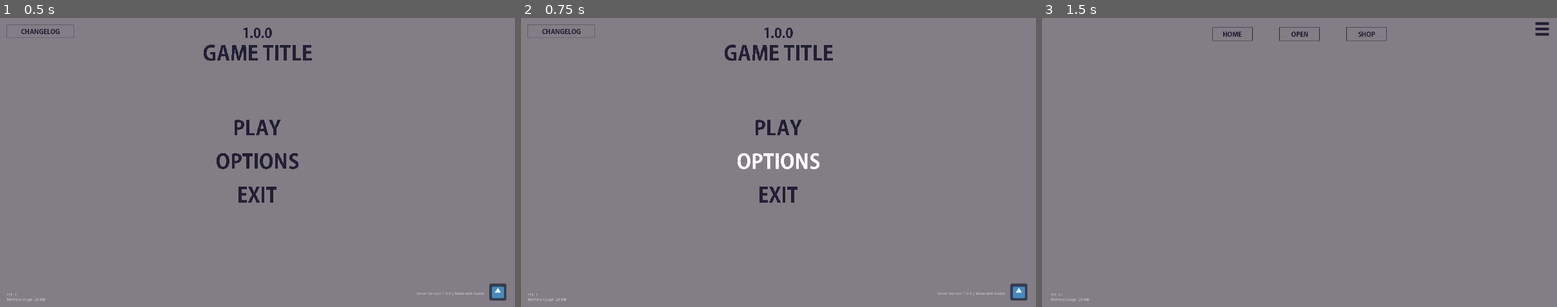
Above: before the commit, frames 1-3 (left to right).
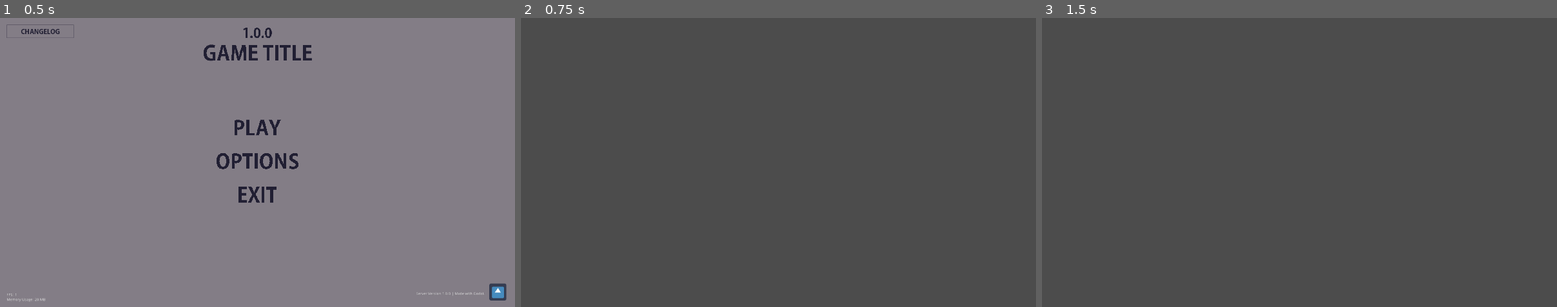
Above: after the commit, the same moments.

Repository: SorrowfulRose/Pixel-cases-Online
Game: Godot game, scene res://Scenes/MainMenu.tscn
Two runs of this game, one before a commit and one after it. Both use one fixed random seed, a clock stepped at 60 frames per second and the inputs below. The engine's default icon, where the game draws it, is replaced by a stand-in: a white triangle on a blue panel in a dark square.
Inputs (mouse positions are in pixels of both pictures, inside the frame that each line leads up to):
- Up to frame 1 (0.5 s): no input
- Up to frame 2 (0.75 s): click (778, 162) at 0.5 s
- Up to frame 3 (1.5 s): click (1299, 127) at 1.27 s

Frame 1 is identical in both runs. In frame 2, 100% of the frame differs, in the area x 0-100%, y 0-100%; in frame 3, 100%.

Commit message:
unified scripts for buttons

Diff:
--- a/Asset Scenes/MainMenuButtons.tscn
+++ b/Asset Scenes/MainMenuButtons.tscn
@@ -1,15 +1,15 @@
 [gd_scene load_steps=11 format=2]
 
-[ext_resource path="res://Assets/Main Menu/Buttons/ExitButtonHoverPrototype.png" type="Texture" id=1]
-[ext_resource path="res://Assets/Main Menu/Buttons/ExitButtonPrototype.png" type="Texture" id=2]
-[ext_resource path="res://Assets/Main Menu/Buttons/PlayButtonPrototype.png" type="Texture" id=3]
-[ext_resource path="res://Assets/Main Menu/Buttons/OptionButtonPrototype.png" type="Texture" id=4]
-[ext_resource path="res://Assets/Main Menu/Buttons/PlayButtonHoverPrototype.png" type="Texture" id=5]
+[ext_resource path="res://Assets/Main Menu/Title/GameTitlePrototype.png" type="Texture" id=1]
+[ext_resource path="res://Assets/Main Menu/Buttons/PlayButtonPrototype.png" type="Texture" id=2]
+[ext_resource path="res://Assets/Main Menu/Buttons/PlayButtonHoverPrototype.png" type="Texture" id=3]
+[ext_resource path="res://Scripts/Button.gd" type="Script" id=4]
+[ext_resource path="res://Assets/Main Menu/Buttons/OptionButtonPrototype.png" type="Texture" id=5]
 [ext_resource path="res://Assets/Main Menu/Buttons/OptionButtonHoverPrototype.png" type="Texture" id=6]
 [ext_resource path="res://Assets/Main Menu/Buttons/OptionDisabledPrototype.png" type="Texture" id=7]
-[ext_resource path="res://Assets/Main Menu/Title/GameTitlePrototype.png" type="Texture" id=8]
-[ext_resource path="res://Scripts/ExitButton.gd" type="Script" id=9]
-[ext_resource path="res://Scripts/StartButton.gd" type="Script" id=10]
+[ext_resource path="res://Assets/Main Menu/Buttons/ExitButtonPrototype.png" type="Texture" id=8]
+[ext_resource path="res://Assets/Main Menu/Buttons/ExitButtonHoverPrototype.png" type="Texture" id=9]
+[ext_resource path="res://Scripts/ExitButton.gd" type="Script" id=10]
 
 [node name="MarginContainer" type="MarginContainer"]
 anchor_right = 1.0
@@ -49,10 +49,11 @@
 margin_bottom = 100.0
 hint_tooltip = "Coming Soon!
 "
-texture_normal = ExtResource( 3 )
-texture_pressed = ExtResource( 5 )
-texture_hover = ExtResource( 5 )
-script = ExtResource( 10 )
+texture_normal = ExtResource( 2 )
+texture_pressed = ExtResource( 3 )
+texture_hover = ExtResource( 3 )
+script = ExtResource( 4 )
+scene_path = "res://Scenes/Homescreen.tscn"
 
 [node name="OptionsButton" type="TextureButton" parent="VBoxContainer/Buttons"]
 margin_top = 125.0
@@ -61,17 +62,20 @@
 hint_tooltip = "Coming soon! | 1.10.0
 "
 mouse_default_cursor_shape = 8
-texture_normal = ExtResource( 4 )
+texture_normal = ExtResource( 5 )
 texture_hover = ExtResource( 6 )
 texture_disabled = ExtResource( 7 )
+script = ExtResource( 4 )
+scene_path = "res://Scenes/OptionScreen.tscn"
 
 [node name="ExitButton" type="TextureButton" parent="VBoxContainer/Buttons"]
 margin_top = 250.0
 margin_right = 400.0
 margin_bottom = 350.0
 action_mode = 0
-texture_normal = ExtResource( 2 )
-texture_hover = ExtResource( 1 )
-script = ExtResource( 9 )
-[connection signal="button_up" from="VBoxContainer/Buttons/StartButton" to="VBoxContainer/Buttons/StartButton" method="_on_StartButton_button_up"]
+texture_normal = ExtResource( 8 )
+texture_hover = ExtResource( 9 )
+script = ExtResource( 10 )
+[connection signal="button_up" from="VBoxContainer/Buttons/StartButton" to="VBoxContainer/Buttons/StartButton" method="_on_button_up"]
+[connection signal="button_up" from="VBoxContainer/Buttons/OptionsButton" to="VBoxContainer/Buttons/OptionsButton" method="_on_button_up"]
 [connection signal="button_up" from="VBoxContainer/Buttons/ExitButton" to="VBoxContainer/Buttons/ExitButton" method="_on_ExitButton_button_up"]
--- a/Scenes/Homescreen.tscn
+++ b/Scenes/Homescreen.tscn
@@ -1,19 +1,19 @@
 [gd_scene load_steps=5 format=2]
 
-[ext_resource path="res://Asset Scenes/SceneSelector.tscn" type="PackedScene" id=1]
+[ext_resource path="res://Asset Scenes/GameBackground.tscn" type="PackedScene" id=1]
 [ext_resource path="res://Asset Scenes/FPSStats.tscn" type="PackedScene" id=2]
-[ext_resource path="res://Asset Scenes/GameBackground.tscn" type="PackedScene" id=3]
+[ext_resource path="res://Asset Scenes/SceneSelector.tscn" type="PackedScene" id=3]
 [ext_resource path="res://Asset Scenes/SideMenuButton.tscn" type="PackedScene" id=4]
 
 [node name="Lobby" type="Node"]
 
-[node name="BackGround" parent="." instance=ExtResource( 3 )]
+[node name="BackGround" parent="." instance=ExtResource( 1 )]
 
 [node name="Stats" parent="." instance=ExtResource( 2 )]
 margin_left = 32.0
 margin_right = 7.0
 
-[node name="SceneSelector" parent="." instance=ExtResource( 1 )]
+[node name="SceneSelector" parent="." instance=ExtResource( 3 )]
 
 [node name="SideMenuButton" parent="." instance=ExtResource( 4 )]
 margin_left = 1840.0
--- a/Scenes/MainMenu.tscn
+++ b/Scenes/MainMenu.tscn
@@ -1,19 +1,19 @@
 [gd_scene load_steps=8 format=2]
 
-[ext_resource path="res://Asset Scenes/GameBackground.tscn" type="PackedScene" id=1]
-[ext_resource path="res://Asset Scenes/MainMenuButtons.tscn" type="PackedScene" id=2]
-[ext_resource path="res://Asset Scenes/ChangelogButton.tscn" type="PackedScene" id=3]
-[ext_resource path="res://Scripts/MainMenu.gd" type="Script" id=6]
-[ext_resource path="res://Asset Scenes/FPSStats.tscn" type="PackedScene" id=10]
-[ext_resource path="res://Assets/Main Menu/Other/Version_100Prototype.png" type="Texture" id=11]
-[ext_resource path="res://Asset Scenes/GameWaterMark.tscn" type="PackedScene" id=15]
+[ext_resource path="res://Scripts/MainMenu.gd" type="Script" id=1]
+[ext_resource path="res://Asset Scenes/GameBackground.tscn" type="PackedScene" id=2]
+[ext_resource path="res://Asset Scenes/FPSStats.tscn" type="PackedScene" id=3]
+[ext_resource path="res://Assets/Main Menu/Other/Version_100Prototype.png" type="Texture" id=4]
+[ext_resource path="res://Asset Scenes/MainMenuButtons.tscn" type="PackedScene" id=5]
+[ext_resource path="res://Asset Scenes/GameWaterMark.tscn" type="PackedScene" id=6]
+[ext_resource path="res://Asset Scenes/ChangelogButton.tscn" type="PackedScene" id=7]
 
 [node name="TitleScreen" type="Node"]
-script = ExtResource( 6 )
+script = ExtResource( 1 )
 
-[node name="BackGround" parent="." instance=ExtResource( 1 )]
+[node name="BackGround" parent="." instance=ExtResource( 2 )]
 
-[node name="Stats" parent="." instance=ExtResource( 10 )]
+[node name="Stats" parent="." instance=ExtResource( 3 )]
 
 [node name="Version" type="MarginContainer" parent="."]
 anchor_left = 0.5
--- /dev/null
+++ b/Scripts/Button.gd
@@ -0,0 +1,7 @@
+extends TextureButton
+
+export var scene_path: String
+
+
+func _on_button_up() -> void:
+	get_tree().change_scene(scene_path)
--- a/Scripts/StartButton.gd
+++ /dev/null
@@ -1,11 +0,0 @@
-extends TextureButton
-
-
-func _ready():
-	pass
-
-
-
-
-func _on_StartButton_button_up():
-	get_tree().change_scene("res://Scenes/Homescreen.tscn")
Not shown: 1 places in Asset Scenes/MainMenuButtons.tscn that only renumber resources
Not shown: 1 places in Scenes/MainMenu.tscn that only renumber resources
